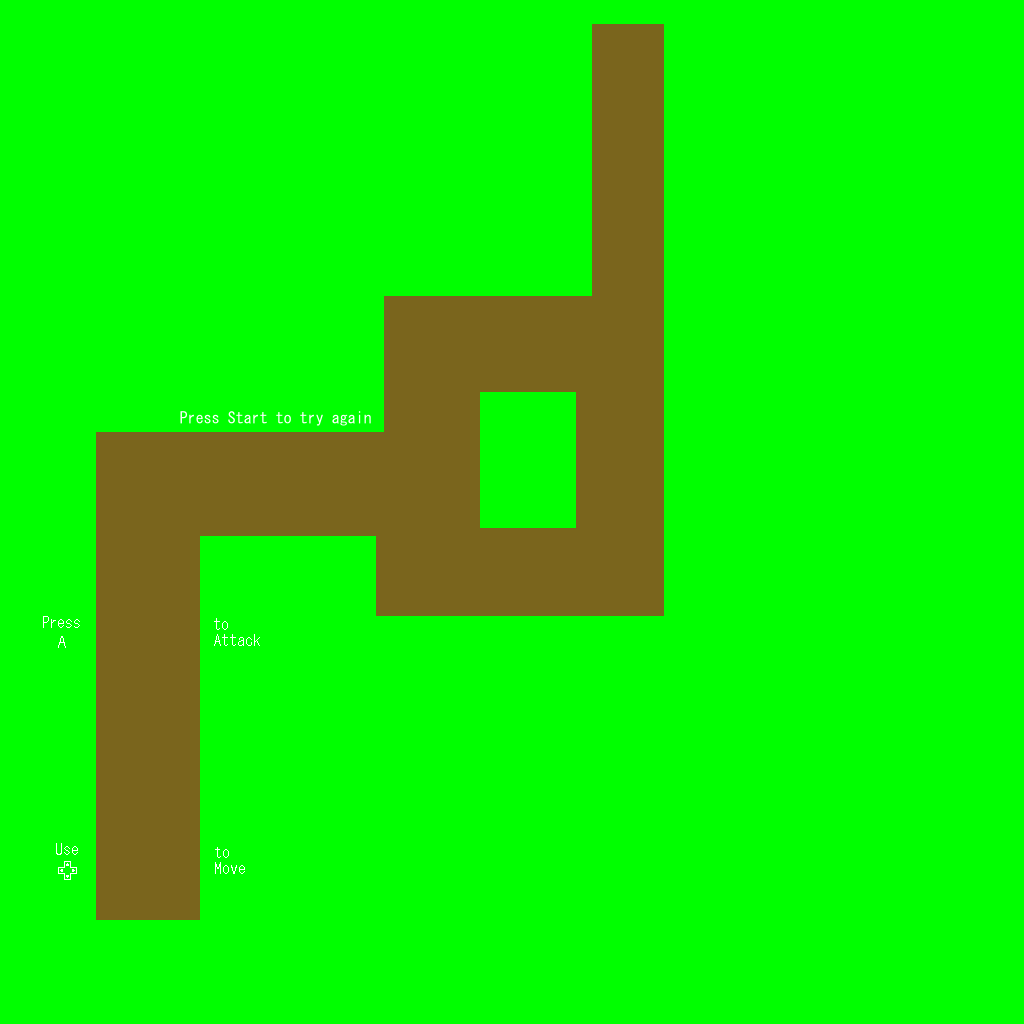
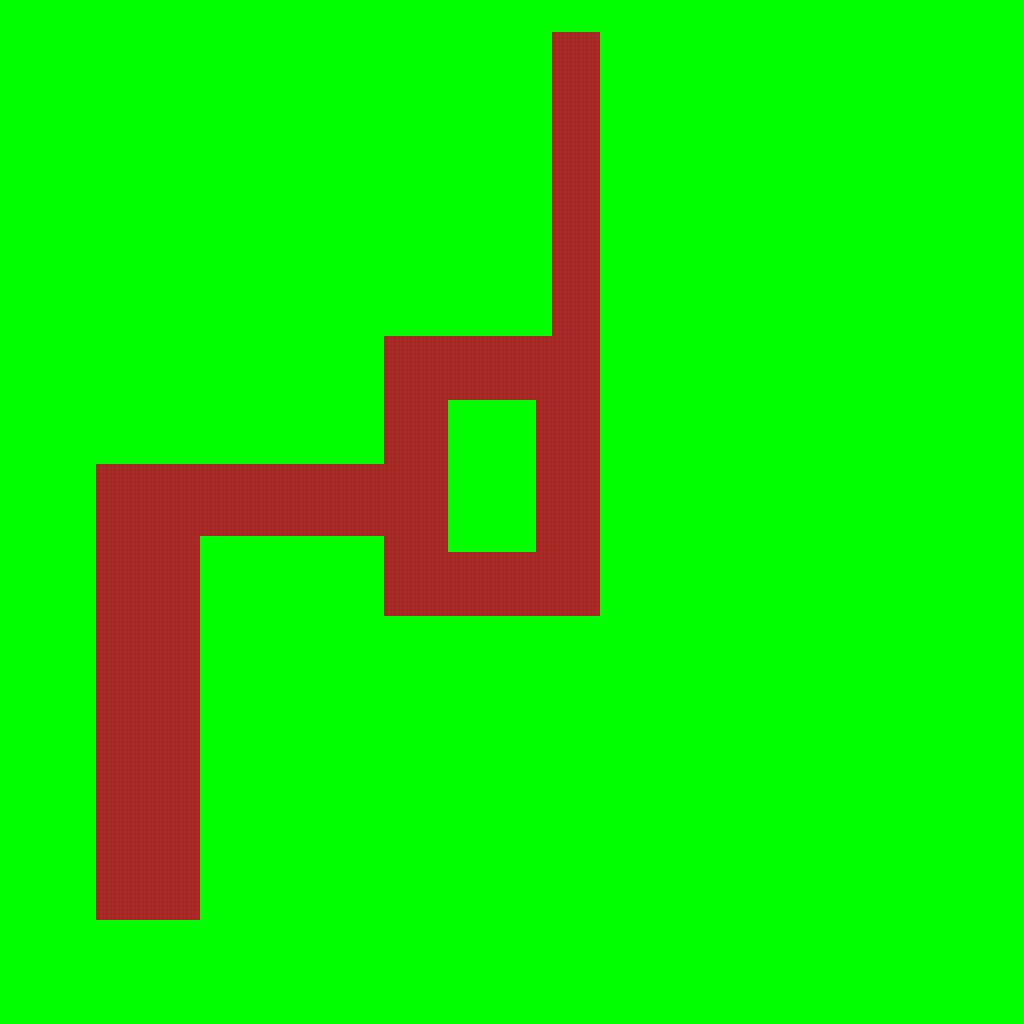
Revision of a layered 1024×1024 image; what changed, layer by layer:
removed group "Group 6" (4 layers) over [left=43, top=576, right=260, bottom=704]
removed layer "Paint Layer 8" from group "Group 6" over [left=197, top=576, right=260, bottom=704]
removed layer "Paint Layer 7" from group "Group 6" over [left=43, top=576, right=185, bottom=704]
removed group "MoveTutorial" (5 layers) over [left=56, top=832, right=245, bottom=920]
removed layer "Paint Layer 5" from group "MoveTutorial" over [left=197, top=832, right=245, bottom=896]
removed layer "Directional" from group "MoveTutorial" over [left=56, top=834, right=134, bottom=898]
removed layer "uSE" from group "MoveTutorial" over [left=56, top=834, right=195, bottom=920]
added layer "Paint Layer 2" above "florr_tile_1.bmp" over [left=43, top=24, right=664, bottom=920]
added layer "BG" above "Background" over [left=43, top=24, right=664, bottom=920]
hid "Background", painted on it over [left=43, top=24, right=664, bottom=920]
